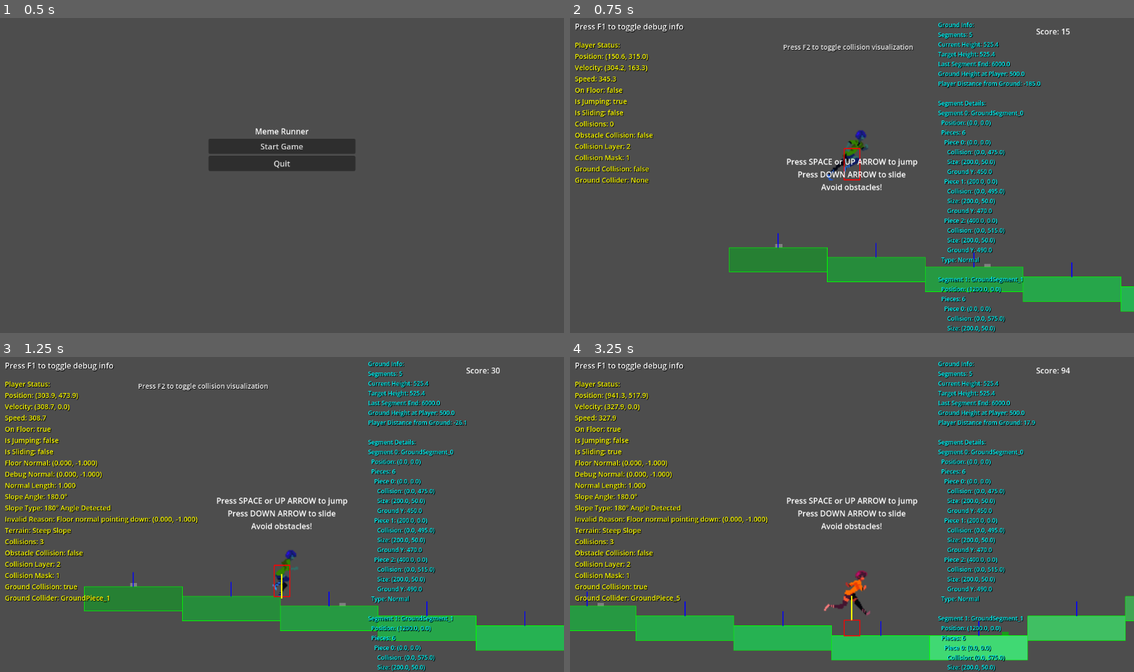
Above: before the commit, frames 1-4 (two rows, left to right).
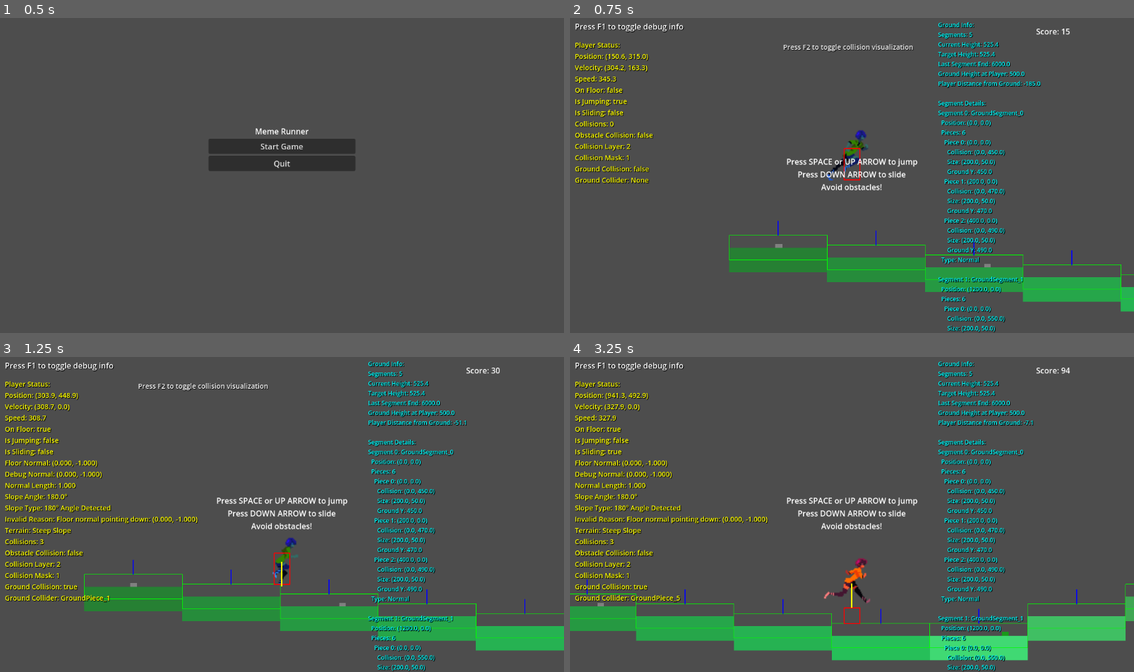
Above: after the commit, the same moments.

Repository: DeweyHur/meme_runner
Game: Godot game, scene res://scenes/MainMenu.tscn
Two runs of this game, one before a commit and one after it. Both use one fixed random seed, a clock stepped at 60 frames per second and the inputs below.
Inputs:
- Up to frame 1 (0.5 s): no input
- Up to frame 2 (0.75 s): click "Start Game" at 0.5 s
- Up to frame 3 (1.25 s): no input
- Up to frame 4 (3.25 s): tap Space (jump) at 1.25, 1.52, 2, 2.27, 2.75 s; hold Shift (slide) 1.28-2.03 s; hold Up (ui_up) 1.28-2.78 s; tap Shift (slide) at 2.1 s; hold Down (ui_down) from 2.78 s (still down); hold Shift (slide) from 2.78 s (still down)

Frame 1 is identical in both runs. In frame 2, 0.9% of the frame differs, in the area x 28-100%, y 41-97%; in frame 3, 1.4%; in frame 4, 1.9%, in the area x 0-100%, y 11-97%.

Commit message:
Fix collision positioning to match visual ground and eliminate gaps

Diff:
--- a/scenes/Player.tscn
+++ b/scenes/Player.tscn
@@ -59,7 +59,7 @@
 sprite_frames = SubResource("SpriteFrames_jfpux")
 animation = &"run"
 autoplay = "run"
-frame_progress = 0.945411
+frame_progress = 0.636413
 
 [node name="Camera2D" type="Camera2D" parent="."]
 position_smoothing_enabled = true
--- a/scripts/DebugOverlay.gd
+++ b/scripts/DebugOverlay.gd
@@ -179,7 +179,7 @@
 							var rect = child.shape as RectangleShape2D
 							ground_info += "      Size: (%.1f, %.1f)\n" % [rect.size.x, rect.size.y]
 							# Calculate actual ground Y position
-							var actual_ground_y = segment.position.y + piece.position.y + child.position.y - rect.size.y/2
+							var actual_ground_y = segment.position.y + piece.position.y + child.position.y
 							ground_info += "      Ground Y: %.1f\n" % actual_ground_y
 						break
 
--- a/scripts/ProceduralGround.gd
+++ b/scripts/ProceduralGround.gd
@@ -212,9 +212,9 @@
 	var shape = RectangleShape2D.new()
 	shape.size = Vector2(segment_width, ground_height)
 	collision.shape = shape
-	# Position collision shape so the top surface is at piece_height
-	# The collision shape extends downward from piece_height by ground_height
-	collision.position = Vector2(0, piece_height - ground_height/2)
+	# Position collision shape to match the visual positioning exactly
+	# Visual is at (-segment_width/2, height - ground_height), so collision should be at (0, height - ground_height)
+	collision.position = Vector2(0, piece_height - ground_height)
 	ground_piece.add_child(collision)
 
 	# Create visual representation
